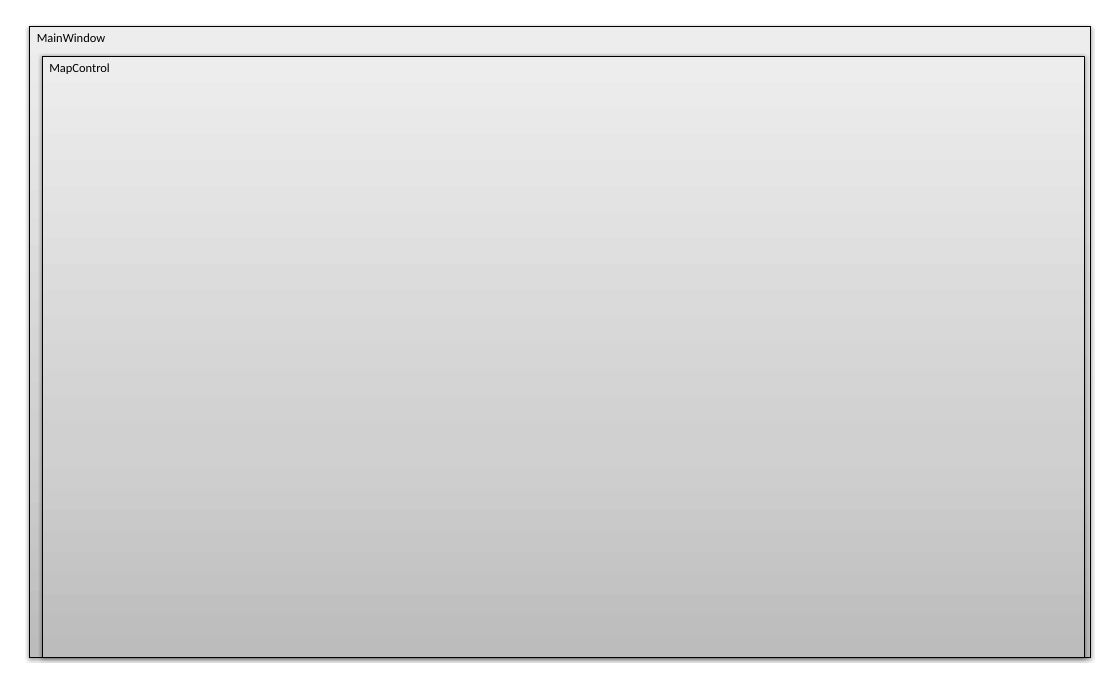
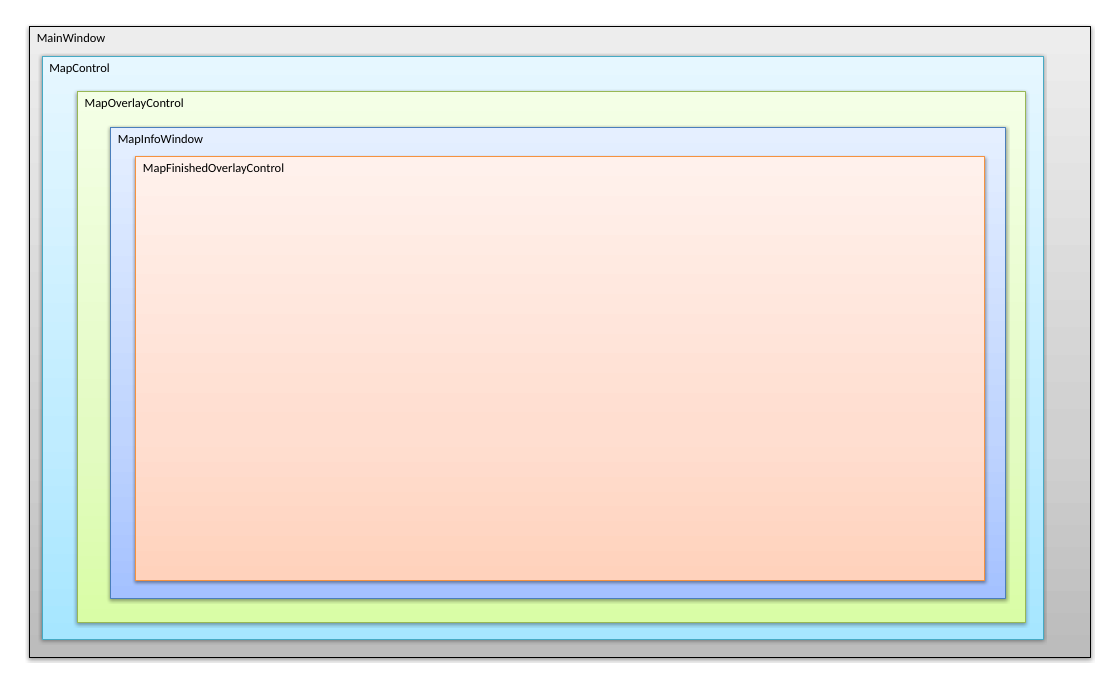
Before and after one commit to PeterHuberSg/MasterGrab, a slide deck: slide 1 of Design.pptx. Drawn at 1120x678 pixels with LibreOffice and Linux fonts; fonts in the diff are those of the drawing. Boxes give left, top, right and bottom in pixels: in the first picture for what was removed or moved away, otherwise in the second. Text is boxed around its words. In the diff, an @@ line names an element or a change of style, - is before the commit and + after.

Commit message:
Design.ptx: documented the different of MainWindow displaying the map.

```diff
--- a/Design.pptx
+++ b/Design.pptx
@@ rectangle "MapControl": place and size @@
-rectangle "MapControl" at bbox=[42, 56, 1085, 657]
+rectangle "MapControl" at bbox=[42, 56, 1044, 640]
@@ rectangle "MapControl" at bbox=[42, 56, 1044, 640]: fill gradient #BDBDBD to #D1D1D1 to #EEEEEE to gradient #A7E6FF to #C1EDFF to #E7F8FF; outline #000000 0.75 pt to #46AAC5 0.75 pt @@
@@ rectangle added at bbox=[77, 91, 1026, 622], fill gradient #DAFDA7 to #E4FCC2 to #F5FFE7, outline #98B955 0.75 pt, 12 pt, text #000000 @@
+MapOverlayControl
@@ rectangle added at bbox=[111, 127, 1006, 599], fill gradient #A4C4FF to #BFD4FF to #E6EEFF, outline #4B7EBC 0.75 pt, 12 pt, text #000000 @@
+MapInfoWindow
@@ rectangle added at bbox=[136, 156, 984, 581], fill gradient #FFD2BD to #FFDED0 to #FFF2ED, outline #F69240 0.75 pt, 12 pt, text #000000 @@
+MapFinishedOverlayControl
```
Also in this commit, not shown: 1 other slide changed, 1 slide added, 2 slides removed, 8 other files.
